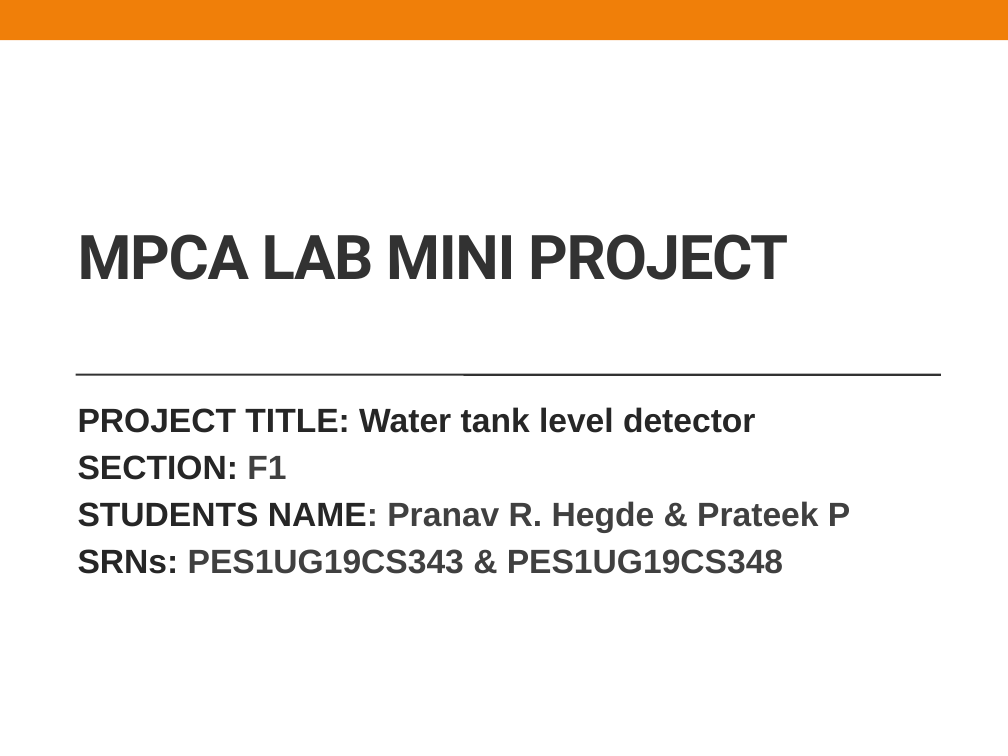
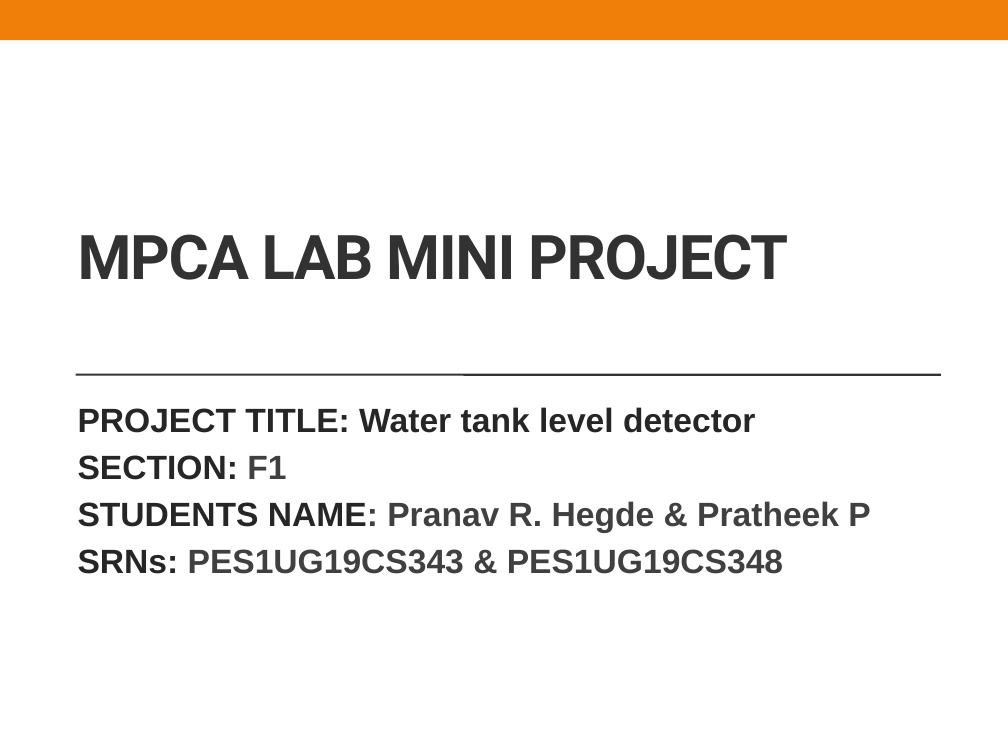
Before and after one commit to pranavhegde006/CS256-MPCA_Lab, a slide deck: slide 1 of TinkerCad-Project/MPCALAB_F1_343_348-ppt.pptx. Drawn at 1008x756 pixels with LibreOffice and Linux fonts; fonts in the diff are those of the drawing. Boxes give left, top, right and bottom in pixels: in the first picture for what was removed or moved away, otherwise in the second. Text is boxed around its words. In the diff, an @@ line names an element or a change of style, - is before the commit and + after.

```diff
--- a/TinkerCad-Project/MPCALAB_F1_343_348-ppt.pptx
+++ b/TinkerCad-Project/MPCALAB_F1_343_348-ppt.pptx
@@ subtitle at bbox=[78, 501, 870, 533]: text changed @@
-STUDENTS NAME: Pranav R. Hegde & Prateek P
+STUDENTS NAME: Pranav R. Hegde & Pratheek P
```
Also in this commit, not shown: 2 other files.
